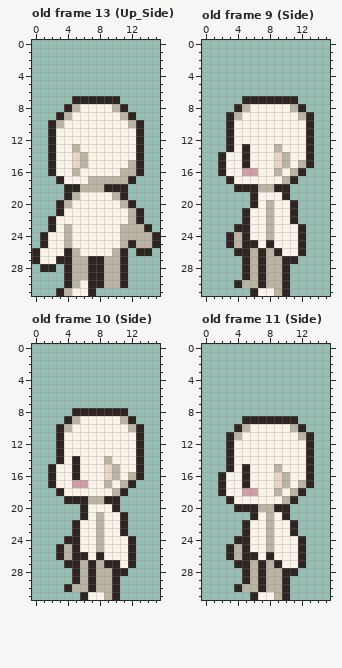
Two versions of one pixel-art file, Content/character/16x32 Idle.aseprite. This is how it looked before the edit.
16x32 pixels, 20 frames. Shown: old frame 13 (Up_Side), old frame 9 (Side), old frame 10 (Side), old frame 11 (Side). The commit also changed other frames, which this record leaves out.
The result:
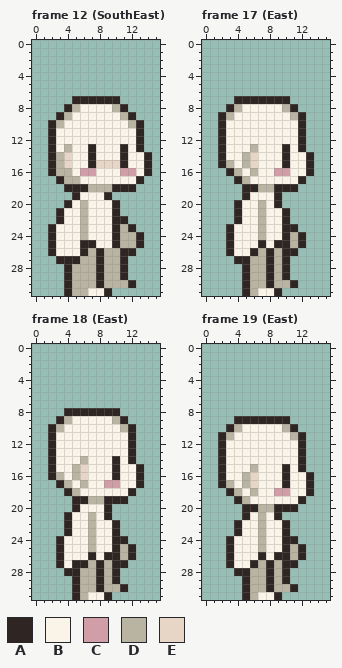
Palette (. is transparent): A #2f2522  B #faf3e8  C #d19da7  D #b9b3a1  E #e7d5c6
A new or re-ordered frame is compared with the old frame closest to it.
From old to new:
frames 20 -> 32
Frame 12 (SouthEast) is new; against old frame 13 (Up_Side):
y 13: x 4..5 BD -> DB; x 7 B -> A; x 11 B -> A
y 14: x 3..7 BBEDB -> DEBBA; x 11 B -> A; x 13..14 A. -> BA
y 15: x 3..14 BBEDBBBBBDA. -> DEBBAEEEABBA
y 16: x 3..7 BBDBB -> DDBCC; x 11..14 DDA. -> CCBA
y 17: x 4..5 BB -> DD; x 7..13 DDDDDA. -> BBBBBBA
y 18: x 6 D -> A; x 9 A -> D; x 12 . -> A
y 19: x 4..5 AD -> .A; x 9..11 BDA -> A..
y 20: x 3..4 AD -> .A; x 6 B -> D; x 10..12 BDA -> A..
y 21: x 6 B -> D; x 10..13 BBDA -> A...
y 22: x 2..3 AB -> .A; x 6 B -> D; x 10..13 BBDA -> AA..
y 23: x 4 D -> B; x 6 B -> D; x 10 B -> A; x 12..14 DDA -> A..
y 24: x 1..2 AB -> .A; x 4 D -> B; x 6 B -> D; x 10 B -> A; x 13..15 DDA -> A..
y 25: x 1..2 AB -> .A; x 4 D -> B; x 6..7 BB -> AA; x 10 B -> A; x 12..15 ADDA -> DA..
y 26: x 0..2 ABB -> ..A; x 4..9 ADBBBB -> BBADAD; x 12..14 .AA -> A..
y 27: x 0..2 ABB -> ...; x 5 D -> A; x 7 A -> D
y 28: x 1..2 AA -> ..; x 7 A -> D
y 29: x 7 A -> D
y 30: x 6..7 BA -> DD; x 11..12 A. -> DA
y 31: x 3..9 ADBBA.. -> .ADDBBA
Frame 17 (East) is new; against old frame 9 (Side):
y 7: x 4 . -> A; x 11 A -> .
y 8: x 3..5 .AD -> ADB; x 10..12 BDA -> DA.
y 9: x 2..4 .AD -> ADB; x 11..13 BDA -> DA.
y 10..12: x 2..3 .A -> AB; x 12..13 BA -> A.
y 13: x 2..3 .A -> AB; x 5..6 AB -> BD; x 9..10 DB -> BA; x 12..13 BA -> A.
y 14: x 5..6 AB -> DE; x 9..10 ED -> BA
y 15: x 3 B -> D; x 5..6 AB -> DE; x 9..10 ED -> BA; x 12 D -> B
y 16: x 2..6 ABBCC -> .ADBD; x 9..13 DBDA. -> CCBBA
y 17: x 3..5 ABB -> .AD; x 10..12 DA. -> BBA
y 18: x 4 A -> .; x 11 . -> A
y 19: x 5..6 .A -> AB; x 9..10 BA -> A.
y 20: x 4..11 ..ABDBBA -> ABBDBA..
y 21..22: x 4..5 .A -> AB; x 7..8 BD -> DB; x 10..11 BA -> A.
y 23: x 3..5 .AA -> ABB; x 7..8 BD -> DB; x 10..12 BBA -> AA.
y 24: x 4..5 DA -> BB; x 7..8 BD -> DB; x 10..11 BB -> AD
y 25: x 4..11 DAABABBB -> BBBABAAD
y 26: x 3..12 .AADADABBA -> ABBADADAA.
y 27: x 4 . -> A; x 7..8 AD -> DA; x 11 A -> .
y 28..29: x 7..8 AD -> DA
y 30: x 4..5 AD -> .A; x 7..8 AD -> DA; x 10..11 A. -> DA
y 31: x 5..6 .A -> AD; x 9..10 DA -> A.
Frame 18 (East) is new; against old frame 10 (Side):
y 8: x 4 . -> A; x 11 A -> .
y 9: x 3..5 .AD -> ADB; x 10..12 BDA -> DA.
y 10: x 2..4 .AD -> ADB; x 11..13 BDA -> DA.
y 11..13: x 2..3 .A -> AB; x 12..13 BA -> A.
y 14: x 2..3 .A -> AB; x 5..6 AB -> BD; x 9..10 DB -> BA; x 12..13 BA -> A.
y 15: x 5..6 AB -> DE; x 9..10 ED -> BA
y 16: x 3 B -> D; x 5..6 AB -> DE; x 9..10 ED -> BA; x 12 D -> B
y 17: x 2..6 ABBCC -> .ADBD; x 9..13 DBDA. -> CCBBA
y 18: x 3..5 ABB -> .AD; x 10..12 DA. -> BBA
y 19: x 4 A -> .; x 11 . -> A
y 20: x 5..6 .A -> AB; x 9..10 BA -> A.
y 21: x 4..11 ..ABDBBA -> ABBDBA..
y 22..23: x 4..5 .A -> AB; x 7..8 BD -> DB; x 10..11 BA -> A.
y 24: x 3..5 .AA -> ABB; x 7..8 BD -> DB; x 10..12 BBA -> AA.
y 25: x 4..5 DA -> BB; x 7..8 BD -> DB; x 10..11 BB -> AD
y 26: x 4..11 DAABABBB -> BBBABAAD
y 27: x 3..4 .A -> AB; x 6..9 DADA -> ADAD; x 11..12 BA -> A.
y 28: x 4 . -> A; x 7..8 AD -> DA; x 11 A -> .
y 29: x 7..8 AD -> DA
y 30: x 4..5 AD -> .A; x 7..8 AD -> DA; x 10..11 A. -> DA
y 31: x 5..6 .A -> AD; x 9..10 DA -> A.
Frame 19 (East) is new; against old frame 11 (Side):
y 9: x 4 . -> A; x 11 A -> .
y 10: x 3..5 .AD -> ADB; x 10..12 BDA -> DA.
y 11: x 2..4 .AD -> ADB; x 11..13 BDA -> DA.
y 12..14: x 2..3 .A -> AB; x 12..13 BA -> A.
y 15: x 2..3 .A -> AB; x 5..6 AB -> BD; x 9..10 DB -> BA; x 12..13 BA -> A.
y 16: x 5..6 AB -> DE; x 9..10 ED -> BA
y 17: x 3 B -> D; x 5..6 AB -> DE; x 9..10 ED -> BA; x 12 D -> B
y 18: x 2..6 ABBCC -> .ADBD; x 9..13 DBDA. -> CCBBA
y 19: x 3..5 ABB -> .AD; x 10..12 DA. -> BBA
y 20: x 4 A -> .; x 11 . -> A
y 21: x 5..10 .ABDBA -> ABDBA.
y 22..23: x 4..5 .A -> AB; x 7..8 BD -> DB; x 10..11 BA -> A.
y 24: x 3..5 .AA -> ABB; x 7..8 BD -> DB; x 10..12 BBA -> AA.
y 25: x 4..5 DA -> BB; x 7..8 BD -> DB; x 10..11 BB -> AD
y 26: x 4..11 DAABABBB -> BBBABAAD
y 27: x 3..12 .AADADABBA -> ABBADADAA.
y 28: x 4 . -> A; x 7..8 AD -> DA; x 11 A -> .
y 29: x 7..8 AD -> DA
y 30: x 4..5 AD -> .A; x 7..8 AD -> DA; x 10..11 A. -> DA
y 31: x 5..6 .A -> AD; x 9..10 DA -> A.
Boxes around the changes in both pictures, in picture pixels (x1, y1, x2, y2):
changed: (32, 144, 160, 296)
changed: (218, 96, 314, 296)
changed: (48, 408, 144, 600)
changed: (218, 416, 314, 600)
